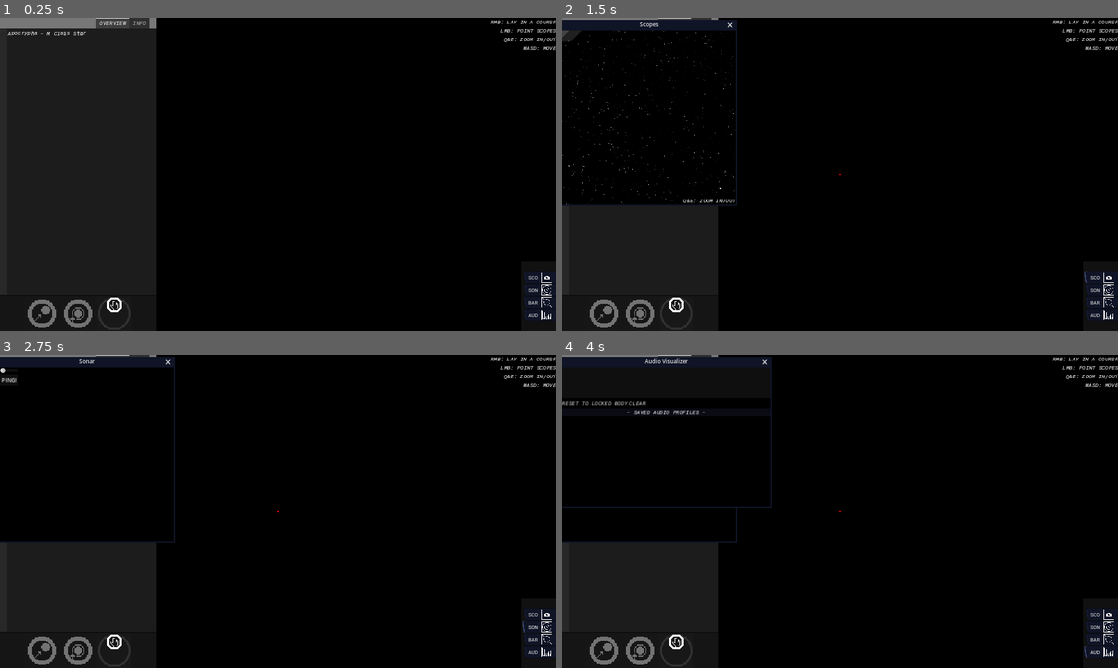
Above: before the commit, frames 1-4 (two rows, left to right).
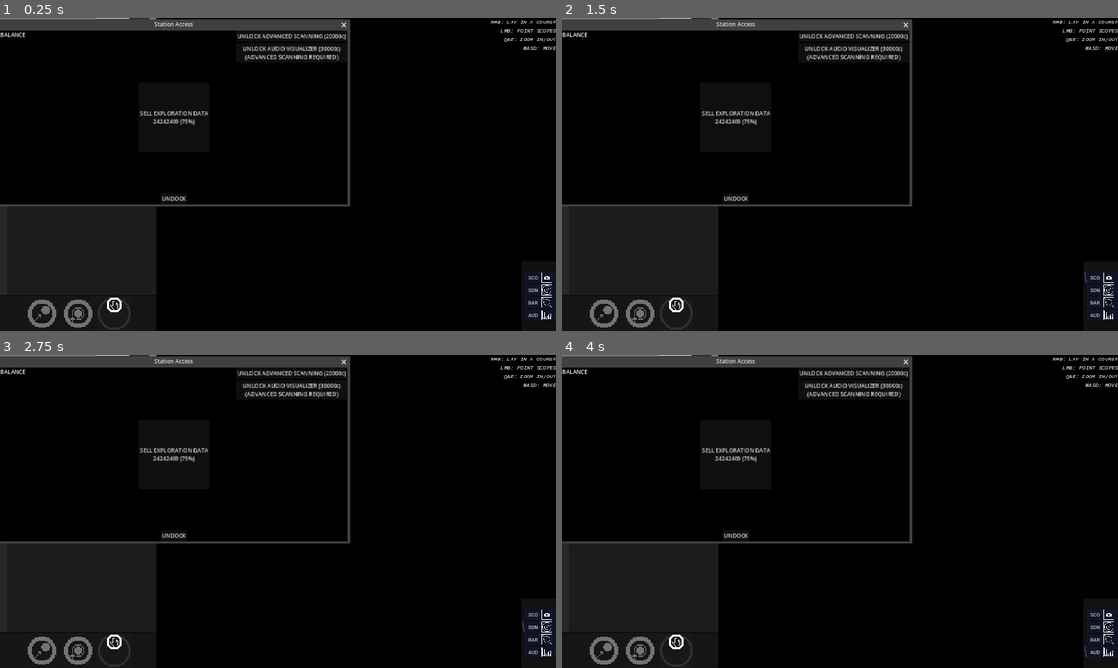
Above: after the commit, the same moments.

Repository: KermitGodFrog/Stellar-Cartography
Game: Godot game, scene res://Scenes/Game Master/gameMaster.tscn
Same seed, same stepped clock (60 frames per second), same inputs: the game is played once before the commit and once after it. Sound files missing from this copy of the repository are replaced by a short silence.
Inputs (mouse positions are in pixels of both pictures, inside the frame that each line leads up to):
- Up to frame 1 (0.25 s): no input
- Up to frame 2 (1.5 s): click (678, 312) at 0.5 s; click "SCO" at 1.25 s
- Up to frame 3 (2.75 s): click "SON" at 2 s
- Up to frame 4 (4 s): click "BAR" at 2.75 s; click "AUD" at 3.5 s

The runs differ from the first frame. In frame 1, 19% of the frame differs, in the area x 0-63%, y 0-61%; in frame 2, 4.3%; in frame 3, 4.1%; in frame 4, 4.5%.

Commit message:
Saving audio profile bugfixes.

Diff:
--- a/Scenes/Station UI/observed_bodies_list.gd
+++ b/Scenes/Station UI/observed_bodies_list.gd
@@ -7,6 +7,8 @@
 @onready var download = load("res://Graphics/download_icon.png")
 
 func initialize(helpers: Array[audioProfileHelper]):
+	clear()
+
 	for helper in helpers:
 		add_item(helper.body.display_name, null, false)
 		if helper.get_variation_class():
@@ -32,9 +34,10 @@
 		_:
 			return ""
 
-
 func _on_item_clicked(index, at_position, mouse_button_index):
 	if mouse_button_index == MOUSE_BUTTON_LEFT:
+		set_item_disabled(index, true)
+		set_item_custom_bg_color(index, Color.GREEN)
 		var metadata = get_item_metadata(index)
 		if metadata:
 			emit_signal("saveAudioProfile", metadata)
--- a/Scenes/Station UI/station_ui.tscn
+++ b/Scenes/Station UI/station_ui.tscn
@@ -9,7 +9,6 @@
 title = "Station Access"
 position = Vector2i(0, 36)
 size = Vector2i(1000, 500)
-visible = false
 always_on_top = true
 
 [node name="station_control" type="Control" parent="."]
@@ -79,6 +78,7 @@
 
 [node name="save_audio_profiles_control" type="Control" parent="station_control"]
 visible = false
+top_level = true
 layout_mode = 1
 anchors_preset = 15
 anchor_right = 1.0
